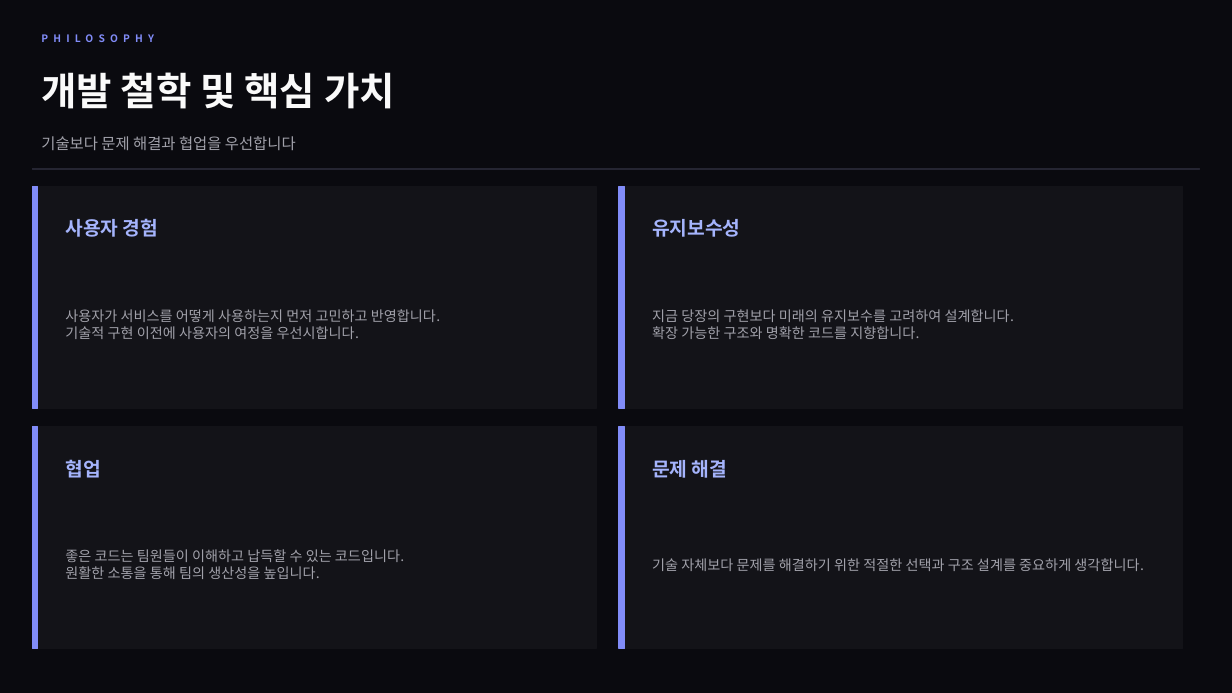
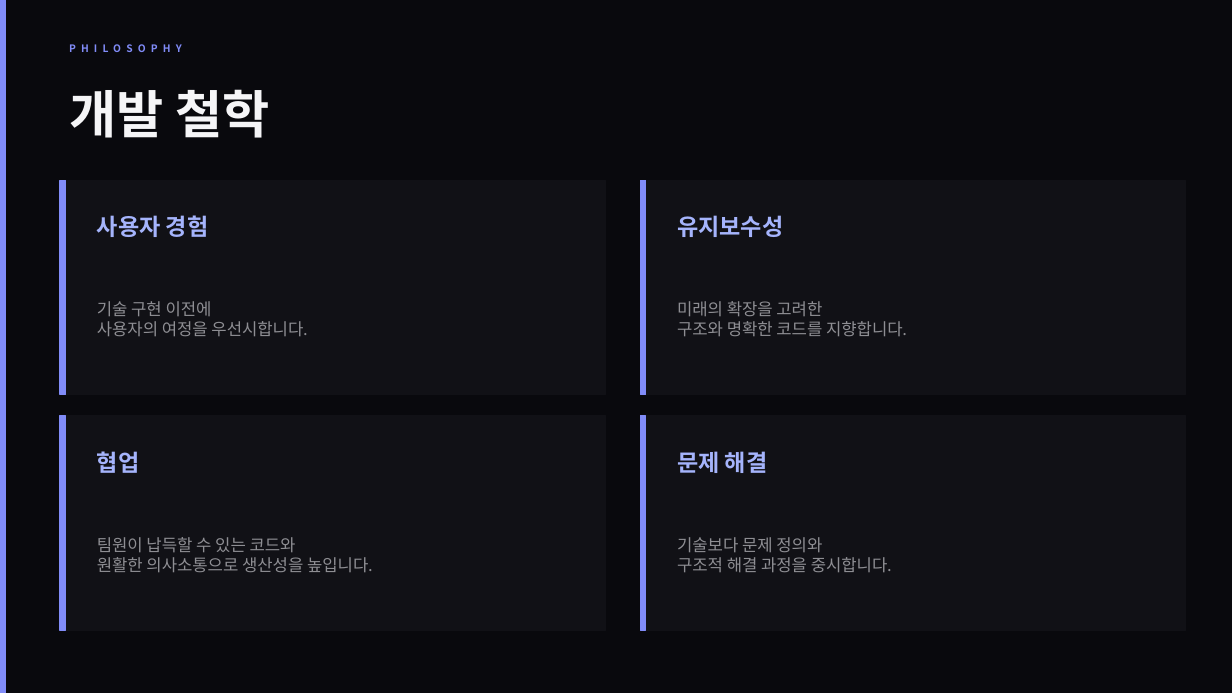
Before and after one commit to jinwonnnnnnn/jinwon-portfolio, a slide deck: slide 2 of apps/web/public/portfolio.pptx. Drawn at 1232x693 pixels with LibreOffice and Linux fonts; fonts in the diff are those of the drawing. Boxes give left, top, right and bottom in pixels: in the first picture for what was removed or moved away, otherwise in the second. Text is boxed around its words. In the diff, an @@ line names an element or a change of style, - is before the commit and + after.

```diff
--- a/apps/web/public/portfolio.pptx
+++ b/apps/web/public/portfolio.pptx
@@ background #0A0A0F to #09090D @@
@@ rectangle added at [0, 0, 6, 693], fill #818CF8, outline #818CF8 1 pt @@
@@ text "PHILOSOPHY": place and size @@
-text "PHILOSOPHY" at [32, 26, 587, 52]
+text "PHILOSOPHY" at [60, 35, 615, 61]
@@ text at [69, 89, 269, 138]: text changed; size 30 to 40 pt; text colour #FAFAFA to #F5F5F7 @@
-개발 철학 및 핵심 가치
+개발 철학
@@ text removed at [41, 136, 296, 150] @@
-기술보다 문제 해결과 협업을 우선합니다
@@ rectangle removed at [32, 168, 1200, 169] @@
@@ rectangle: place and size @@
-rectangle at [32, 187, 38, 409]
+rectangle at [60, 180, 66, 395]
@@ rectangle: place and size @@
-rectangle at [32, 187, 596, 409]
+rectangle at [60, 180, 605, 395]
@@ text "사용자 경험": place and size @@
-text "사용자 경험" at [65, 218, 158, 237]
+text "사용자 경험" at [97, 215, 209, 237]
@@ rectangle: place and size @@
-rectangle at [619, 187, 625, 409]
+rectangle at [640, 180, 646, 395]
@@ rectangle: place and size @@
-rectangle at [619, 187, 1183, 409]
+rectangle at [640, 180, 1186, 395]
@@ text "유지보수성": place and size @@
-text "유지보수성" at [652, 219, 740, 237]
+text "유지보수성" at [677, 215, 783, 237]
@@ text at [97, 301, 307, 336]: text changed; size 11 to 13 pt; text colour #A1A1AA to #8E8E93 @@
-사용자가 서비스를 어떻게 사용하는지 먼저 고민하고 반영합니다.
-기술적 구현 이전에 사용자의 여정을 우선시합니다.
+기술 구현 이전에
+사용자의 여정을 우선시합니다.
@@ text at [677, 301, 907, 336]: text changed; size 11 to 13 pt; text colour #A1A1AA to #8E8E93 @@
-지금 당장의 구현보다 미래의 유지보수를 고려하여 설계합니다.
-확장 가능한 구조와 명확한 코드를 지향합니다.
+미래의 확장을 고려한
+구조와 명확한 코드를 지향합니다.
@@ rectangle: place and size @@
-rectangle at [32, 427, 38, 649]
+rectangle at [60, 416, 66, 630]
@@ fill #131318 to #111116; outline #131318 1 pt to #111116 1 pt in 4 elements at [640, 180, 1186, 395], [60, 180, 605, 395], [640, 416, 1186, 630], [60, 416, 605, 630] @@
@@ rectangle: place and size @@
-rectangle at [32, 427, 596, 649]
+rectangle at [60, 416, 605, 630]
@@ rectangle: place and size @@
-rectangle at [619, 427, 625, 649]
+rectangle at [640, 416, 646, 630]
@@ rectangle: place and size @@
-rectangle at [619, 427, 1183, 649]
+rectangle at [640, 416, 1186, 630]
@@ size 15 to 18 pt in 4 elements at [677, 215, 783, 237], [97, 215, 209, 237], [677, 451, 768, 473], [97, 451, 140, 473] @@
@@ text "협업": place and size @@
-text "협업" at [65, 459, 100, 478]
+text "협업" at [97, 451, 140, 473]
@@ text "문제 해결": place and size @@
-text "문제 해결" at [652, 460, 727, 478]
+text "문제 해결" at [677, 451, 768, 473]
@@ text at [97, 537, 373, 572]: text changed; size 11 to 13 pt; text colour #A1A1AA to #8E8E93 @@
-좋은 코드는 팀원들이 이해하고 납득할 수 있는 코드입니다.
-원활한 소통을 통해 팀의 생산성을 높입니다.
+팀원이 납득할 수 있는 코드와
+원활한 의사소통으로 생산성을 높입니다.
@@ text at [677, 537, 892, 572]: text changed; size 11 to 13 pt; text colour #A1A1AA to #8E8E93 @@
-기술 자체보다 문제를 해결하기 위한 적절한 선택과 구조 설계를 중요하게 생각합니다.
+기술보다 문제 정의와
+구조적 해결 과정을 중시합니다.
```
Also in this commit, not shown: 11 other slides changed, 2 other files.
